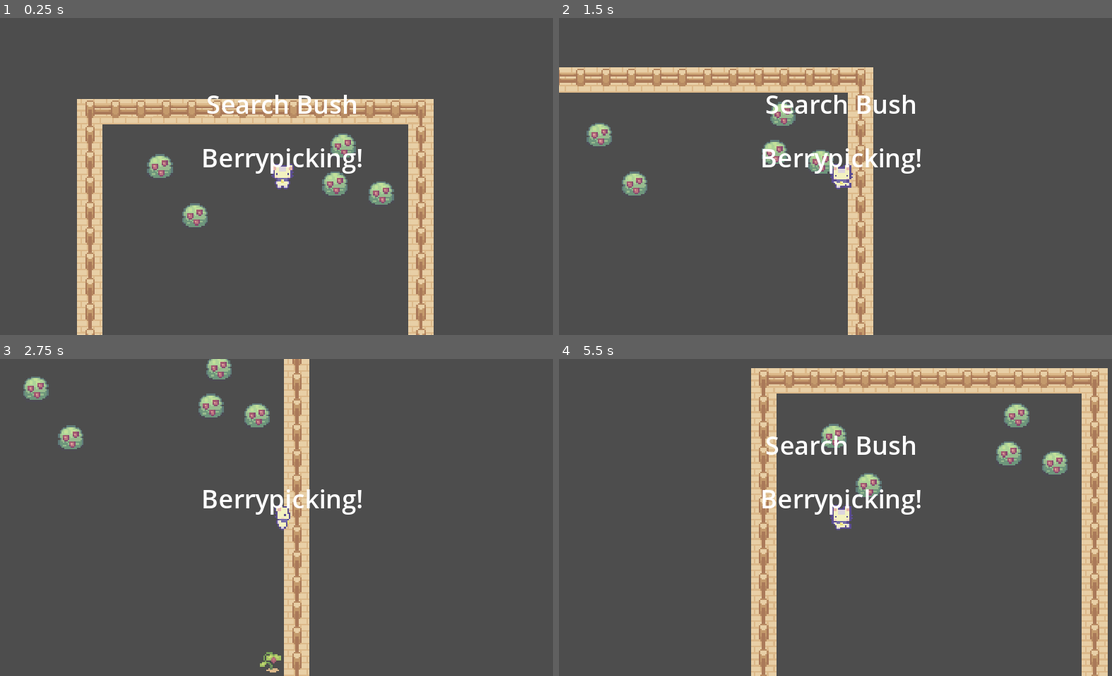
Above: before the commit, frames 1-4 (two rows, left to right).
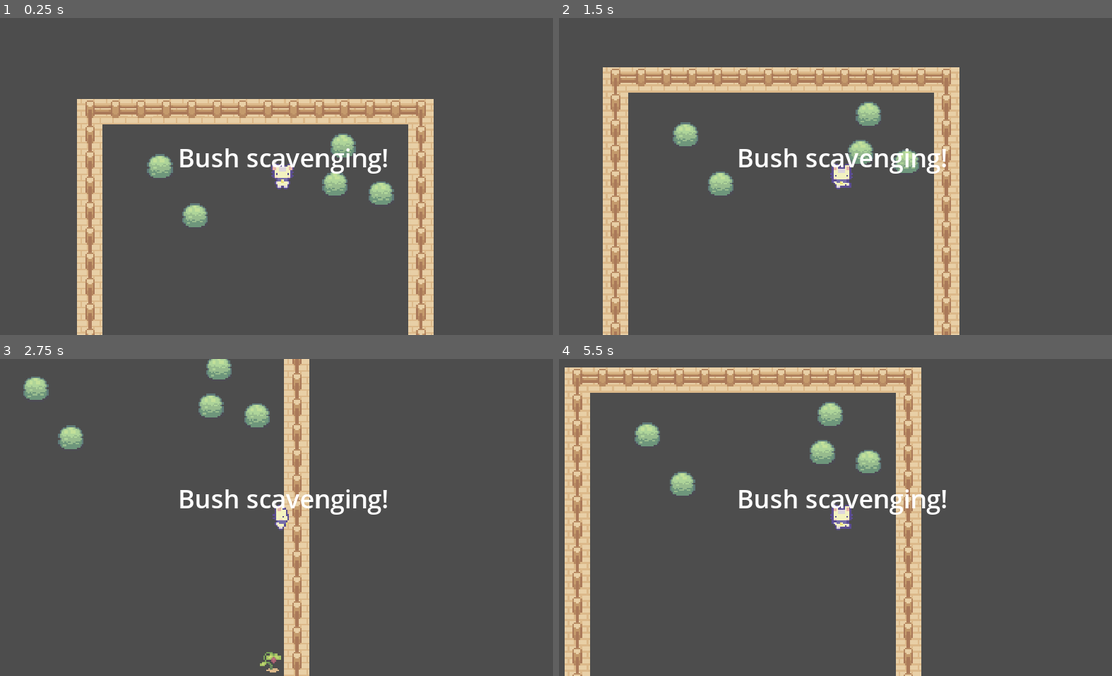
Above: after the commit, the same moments.

Repository: kawaiibats/tacobat
Game: Godot game, scene res://levels/dev_level_2.tscn
The game is run twice, just before and just after one commit, with the same random seed, the same clock (stepped at 60 frames per second) and the same inputs. This scene is started directly instead of the project's main scene.
Inputs (mouse positions are in pixels of both pictures, inside the frame that each line leads up to):
- Up to frame 1 (0.25 s): no input
- Up to frame 2 (1.5 s): move the mouse to (968, 160) at 0.52 s; hold D (right) 0.53-1.28 s; right-click (968, 160) at 0.6 s; click (968, 160) at 0.67 s; tap F (interact) at 0.8, 1.35 s; move the mouse to (730, 192) at 1.27 s; hold S (down) from 1.28 s (still down); click (730, 192) at 1.42 s
- Up to frame 3 (2.75 s): right-click (171, 533) at 1.55 s; move the mouse to (337, 447) at 2.02 s; release S (down) at 2.03 s; hold D (right) from 2.03 s (still down); right-click (337, 447) at 2.1 s; click (337, 447) at 2.17 s; tap F (interact) at 2.3 s
- Up to frame 4 (5.5 s): move the mouse to (813, 580) at 2.77 s; release D (right) at 2.78 s; hold W (up) 2.78-3.53 s; tap F (interact) at 2.85, 3.8, 4.35, 5.3 s; click (813, 580) at 2.92 s; right-click (813, 580) at 3.05 s; move the mouse to (1012, 565) at 3.52 s; hold A (left) 3.53-5.03 s; right-click (1012, 565) at 3.6 s; click (1012, 565) at 3.67 s; move the mouse to (669, 469) at 4.27 s; click (669, 469) at 4.42 s; right-click (669, 469) at 4.55 s; move the mouse to (868, 517) at 5.02 s; hold S (down) from 5.03 s (still down); right-click (868, 517) at 5.1 s; click (868, 517) at 5.17 s

The runs differ from the first frame. In frame 1, 2.1% of the frame differs, in the area x 27-71%, y 24-66%; in frame 2, 17%; in frame 3, 1.7%; in frame 4, 28%, in the area x 1-100%, y 2-100%.
Error after the commit: Invalid access to property or key 'alt_interact_type' on a base object of type 'Nil'. (res://characters/player_cat.gd:144)

Commit message:
HUGE update the interactions both work well
Alt interaction now chooses interaction based on your cursor rather than distance. Alt interaction has a bigger range. I split the bush into two types to better show the differences in interactions

Diff:
--- a/characters/player_cat.gd
+++ b/characters/player_cat.gd
@@ -23,20 +23,10 @@
 
 func _physics_process(_delta):
 
-
-	# Get input direction
-
-	# var input_direction = Vector2(
-	# 	Input.get_action_strength("right") - Input.get_action_strength("left"),
-	#	Input.get_action_strength("down") - Input.get_action_strength("up")
-	# )
-
 	update_animation_parameters(Input.get_vector("left","right","up","down").floor())
-
 
 	# Update velocity
 	velocity = Input.get_vector("left","right","up","down") * move_speed
-
 
 	# Move and slide function uses velocity of character body to move character on map
 	move_and_slide()
@@ -69,6 +59,26 @@
 
 
 
+
+
+
+
+
+
+# Find closest node // Code by Magso https://godotengine.org/qa/89680/how-get-the-node-closest-to-my-position
+func find_closest_or_furthest(node: Object, group_name: String, get_closest:= true) -> Object:
+	var target_group = get_tree().get_nodes_in_group(group_name)
+	var distance_away = node.global_position.distance_to(target_group[0].global_position)
+	var return_node = target_group[0]
+	for index in target_group.size():
+		var distance = node.global_position.distance_to(target_group[index].global_position)
+		if get_closest == true && distance < distance_away:
+			distance_away = distance
+			return_node = target_group[index]
+		elif get_closest == false && distance > distance_away:
+			distance_away = distance
+			return_node = target_group[index]
+	return return_node
 
 
 
@@ -123,6 +133,13 @@
 
 func execute_alt_interaction():
 	if alt_interactions:
-		var cur_alt_interaction = alt_interactions[0]
-		match cur_alt_interaction.alt_interact_type:
-			"print_text" : print(cur_alt_interaction.alt_interact_value)
+
+		var selectedInteraction
+		for interaction in alt_interactions:
+			if interaction.clickedOn == true:
+				selectedInteraction = interaction
+
+		print(selectedInteraction)
+
+		match selectedInteraction.alt_interact_type:
+			"print_text" : print(selectedInteraction.alt_interact_value)
--- a/components/interact area/alt_interact_area.gd
+++ b/components/interact area/alt_interact_area.gd
@@ -3,3 +3,11 @@
 @export var alt_interact_label = "none"
 @export var alt_interact_type = "none"
 @export var alt_interact_value = "none"
+
+var clickedOn = false
+
+func _on_input_event(viewport, event, shape_idx):
+	clickedOn = true
+
+func _on_mouse_exited():
+	clickedOn = false
--- a/components/interact area/alt_interact_area.tscn
+++ b/components/interact area/alt_interact_area.tscn
@@ -3,7 +3,7 @@
 [ext_resource type="Script" path="res://components/interact area/alt_interact_area.gd" id="1_hvpm4"]
 
 [sub_resource type="CircleShape2D" id="CircleShape2D_acuub"]
-radius = 22.0
+radius = 34.0147
 
 [node name="AltInteractArea" type="Area2D"]
 collision_layer = 256
@@ -13,3 +13,6 @@
 
 [node name="CollisionShape2D" type="CollisionShape2D" parent="."]
 shape = SubResource("CircleShape2D_acuub")
+
+[connection signal="input_event" from="." to="." method="_on_input_event"]
+[connection signal="mouse_exited" from="." to="." method="_on_mouse_exited"]
--- a/levels/game_level.tscn
+++ b/levels/game_level.tscn
@@ -11,6 +11,7 @@
 [ext_resource type="PackedScene" uid="uid://csqdcdyiuh8qe" path="res://objects/chest.tscn" id="9_dod1e"]
 [ext_resource type="PackedScene" uid="uid://bcrrv2ers6dgf" path="res://objects/bed.tscn" id="10_yhn1j"]
 [ext_resource type="Script" path="res://levels/Warp to dev level level 2.gd" id="11_oxp06"]
+[ext_resource type="PackedScene" uid="uid://bquf4add2un5n" path="res://world/berrybush.tscn" id="12_t3ofs"]
 [ext_resource type="PackedScene" uid="uid://cyin5wgk4kyy5" path="res://world/bush.tscn" id="12_ultf5"]
 
 [sub_resource type="TileSetAtlasSource" id="TileSetAtlasSource_1mi6g"]
@@ -817,8 +818,17 @@
 position = Vector2(81, -267)
 shape = SubResource("RectangleShape2D_8fi7n")
 
+[node name="BerryBush" parent="." instance=ExtResource("12_t3ofs")]
+position = Vector2(-155, 30)
+
 [node name="Bush" parent="." instance=ExtResource("12_ultf5")]
-position = Vector2(-132, 24)
+position = Vector2(-71, 93)
+
+[node name="Bush2" parent="." instance=ExtResource("12_ultf5")]
+position = Vector2(-107, 105)
+
+[node name="Bush3" parent="." instance=ExtResource("12_ultf5")]
+position = Vector2(-81, 123)
 
 [connection signal="body_entered" from="Warp to dev level level 2" to="Warp to dev level level 2" method="_on_body_entered"]
 [connection signal="body_exited" from="Warp to dev level level 2" to="PlayerCat" method="_on_warp_to_dev_level_level_2_body_exited"]
--- a/objects/chest.tscn
+++ b/objects/chest.tscn
@@ -1,6 +1,5 @@
-[gd_scene load_steps=5 format=3 uid="uid://csqdcdyiuh8qe"]
+[gd_scene load_steps=4 format=3 uid="uid://csqdcdyiuh8qe"]
 
-[ext_resource type="Script" path="res://world/bush.gd" id="1_8hdst"]
 [ext_resource type="Texture2D" uid="uid://b7trwcymjx1qy" path="res://art/sprout/Objects/Chest.png" id="1_yusl3"]
 [ext_resource type="PackedScene" uid="uid://bnvbqf63w3284" path="res://components/interact area/interact_area.tscn" id="3_agp48"]
 
@@ -8,7 +7,6 @@
 size = Vector2(16, 7)
 
 [node name="Chest" type="StaticBody2D"]
-script = ExtResource("1_8hdst")
 
 [node name="Sprite2D" type="Sprite2D" parent="."]
 texture = ExtResource("1_yusl3")
--- /dev/null
+++ b/world/berrybush.tscn
@@ -0,0 +1,32 @@
+[gd_scene load_steps=6 format=3 uid="uid://bquf4add2un5n"]
+
+[ext_resource type="Script" path="res://world/bush.gd" id="1_tgagl"]
+[ext_resource type="Texture2D" uid="uid://ct5ch5rxj2f2s" path="res://art/sprout/Objects/Basic Grass Biom things 1.png" id="2_mgto0"]
+[ext_resource type="PackedScene" uid="uid://bnvbqf63w3284" path="res://components/interact area/interact_area.tscn" id="3_j6330"]
+[ext_resource type="PackedScene" uid="uid://dns7a3dej440v" path="res://components/interact area/alt_interact_area.tscn" id="4_iwm5g"]
+
+[sub_resource type="CircleShape2D" id="CircleShape2D_lapql"]
+radius = 6.0
+
+[node name="BerryBush" type="StaticBody2D"]
+script = ExtResource("1_tgagl")
+
+[node name="Sprite2D" type="Sprite2D" parent="."]
+texture = ExtResource("2_mgto0")
+region_enabled = true
+region_rect = Rect2(0, 48, 16, 16)
+
+[node name="BushHitbox" type="CollisionShape2D" parent="."]
+position = Vector2(0, 2)
+shape = SubResource("CircleShape2D_lapql")
+
+[node name="InteractArea" parent="." instance=ExtResource("3_j6330")]
+interact_label = "Search Bush"
+interact_type = "print_text"
+interact_value = "This is the bush printed text"
+
+[node name="AltInteractArea" parent="." instance=ExtResource("4_iwm5g")]
+collision_layer = 512
+alt_interact_label = "Berrypicking!"
+alt_interact_type = "print_text"
+alt_interact_value = "This is the berrypicking! text"
--- a/world/bush.tscn
+++ b/world/bush.tscn
@@ -1,32 +1,26 @@
-[gd_scene load_steps=6 format=3 uid="uid://cyin5wgk4kyy5"]
+[gd_scene load_steps=5 format=3 uid="uid://cyin5wgk4kyy5"]
 
 [ext_resource type="Script" path="res://world/bush.gd" id="1_6f4ol"]
 [ext_resource type="Texture2D" uid="uid://ct5ch5rxj2f2s" path="res://art/sprout/Objects/Basic Grass Biom things 1.png" id="1_jt3pk"]
-[ext_resource type="PackedScene" uid="uid://bnvbqf63w3284" path="res://components/interact area/interact_area.tscn" id="3_0ft0v"]
 [ext_resource type="PackedScene" uid="uid://dns7a3dej440v" path="res://components/interact area/alt_interact_area.tscn" id="4_ov8on"]
 
 [sub_resource type="CircleShape2D" id="CircleShape2D_lapql"]
 radius = 6.0
 
-[node name="Bush" type="Area2D"]
+[node name="Bush" type="StaticBody2D"]
 script = ExtResource("1_6f4ol")
 
 [node name="Sprite2D" type="Sprite2D" parent="."]
 texture = ExtResource("1_jt3pk")
 region_enabled = true
-region_rect = Rect2(0, 48, 16, 16)
+region_rect = Rect2(16, 48, 16, 16)
 
 [node name="BushHitbox" type="CollisionShape2D" parent="."]
 position = Vector2(0, 2)
 shape = SubResource("CircleShape2D_lapql")
 
-[node name="InteractArea" parent="." instance=ExtResource("3_0ft0v")]
-interact_label = "Search Bush"
-interact_type = "print_text"
-interact_value = "This is the bush printed text"
-
 [node name="AltInteractArea" parent="." instance=ExtResource("4_ov8on")]
 collision_layer = 512
-alt_interact_label = "Berrypicking!"
+alt_interact_label = "Bush scavenging!"
 alt_interact_type = "print_text"
-alt_interact_value = "This is the berrypicking! text"
+alt_interact_value = "This is the bushscav! text"
Not shown: 1 places in levels/game_level.tscn that only renumber resources
